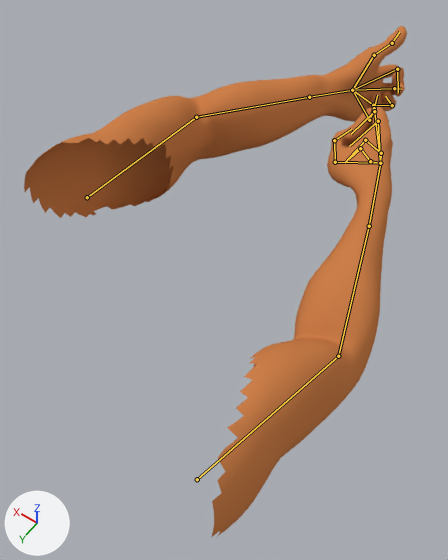
Renders of the Blender file models/man.blend from each side of a commit.
Camera for both pictures: a camera (50 mm lens) standing at (-4.06, 3.47, 22.87) and looking at (-0.35, -1.72, 14.71). Arrows for +X, +Y and +Z are at lower left; the lights stay in place. Both versions are drawn at frame 1 of the action 'rifleidle'; the numbers are the values there. The bones that bend it are drawn over the model as lines.

The first picture shows 'FinalBaseMesh'.
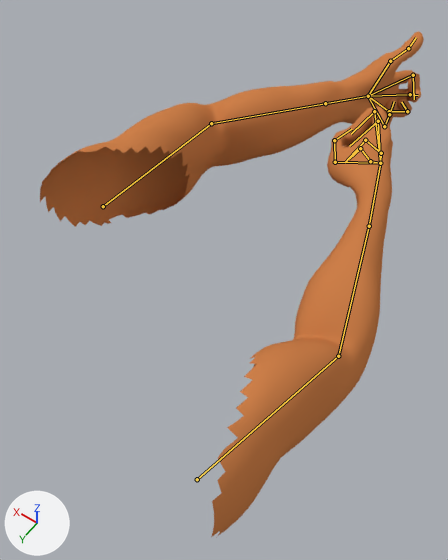
What the commit changed:
Bone 'L.Elbow' (bone_l_elbow) moves from (0.0, 0.0, 1.79) to (0.28, -0.19, 1.79).

Location of each change, (x1, y1, x2, y2) in pixels of the pictures (448 x 560 px):
'FinalBaseMesh', posed
    before: (24, 26, 407, 537)
    after: (40, 31, 424, 537)
bone 'L.Elbow', root to tip
    before: (87, 197) to (196, 117)
    after: (103, 206) to (211, 123)
